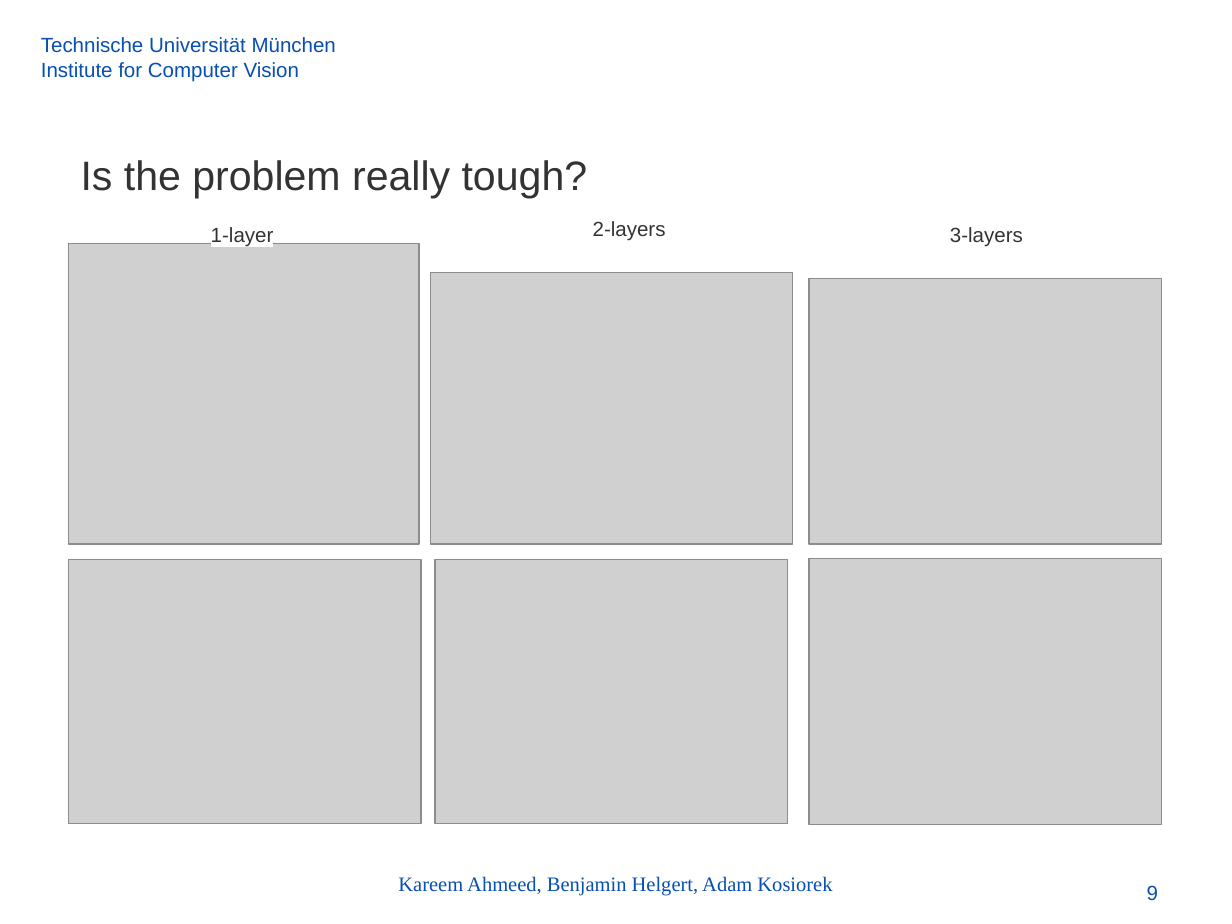
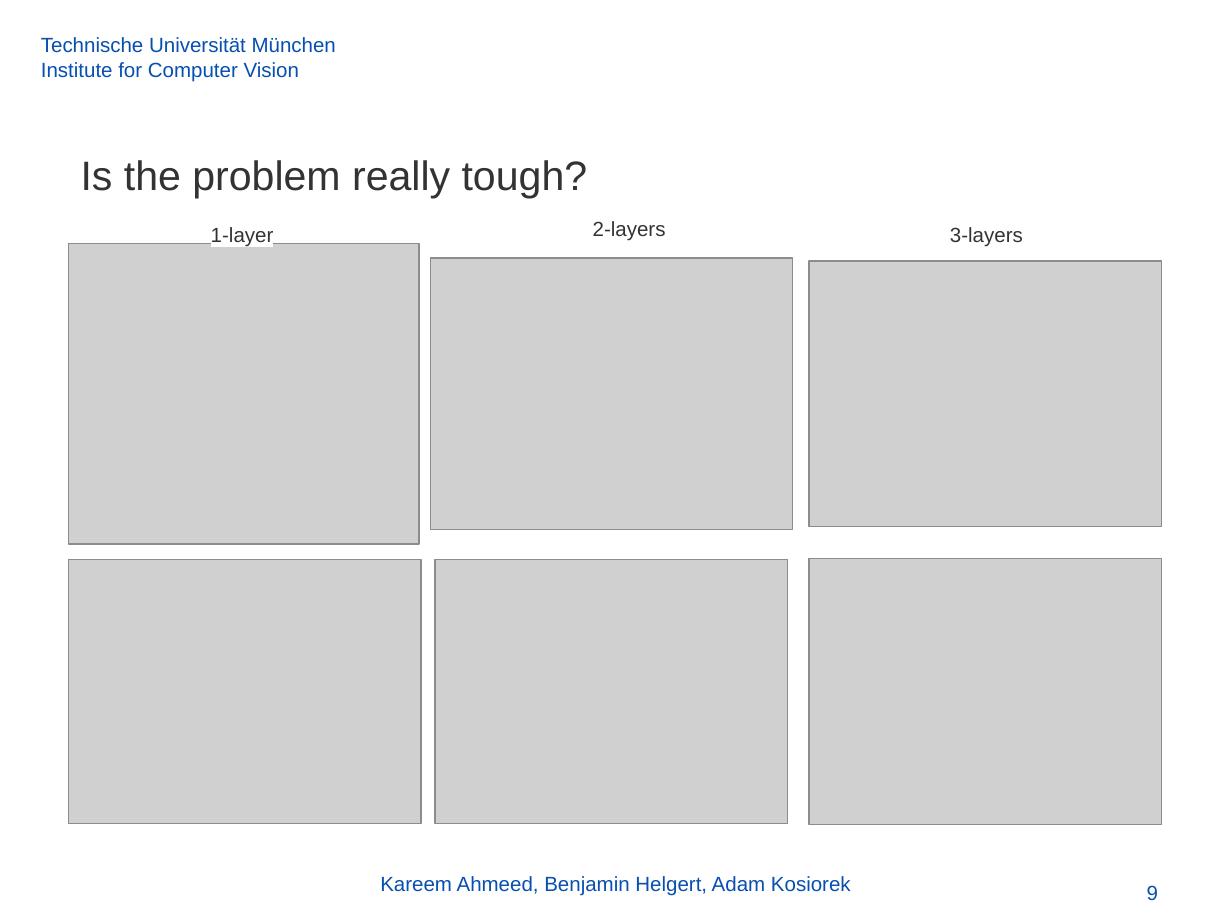
Before and after one commit to akosiorek/uncertainty, a slide deck: slide 9 of models/mlfcv.odp. Drawn at 1232x924 pixels with LibreOffice and Linux fonts; fonts in the diff are those of the drawing; grey boxes stand for pictures; background and template pictures are left out. Boxes give left, top, right and bottom in pixels: in the first picture for what was removed or moved away, otherwise in the second. Text is boxed around its words. In the diff, an @@ line names an element or a change of style, - is before the commit and + after.

```diff
--- a/models/mlfcv.odp
+++ b/models/mlfcv.odp
@@ picture: place and size @@
-picture at [430, 272, 792, 545]
+picture at [430, 257, 792, 530]
@@ picture: place and size @@
-picture at [809, 278, 1162, 545]
+picture at [809, 261, 1162, 527]
@@ text "Kareem Ahmeed, Benjamin Helgert, Adam ..." at [380, 876, 851, 896]: font Times New Roman to Arial @@
```
Also in this commit, not shown: 12 other slides changed, 2 slides added.
